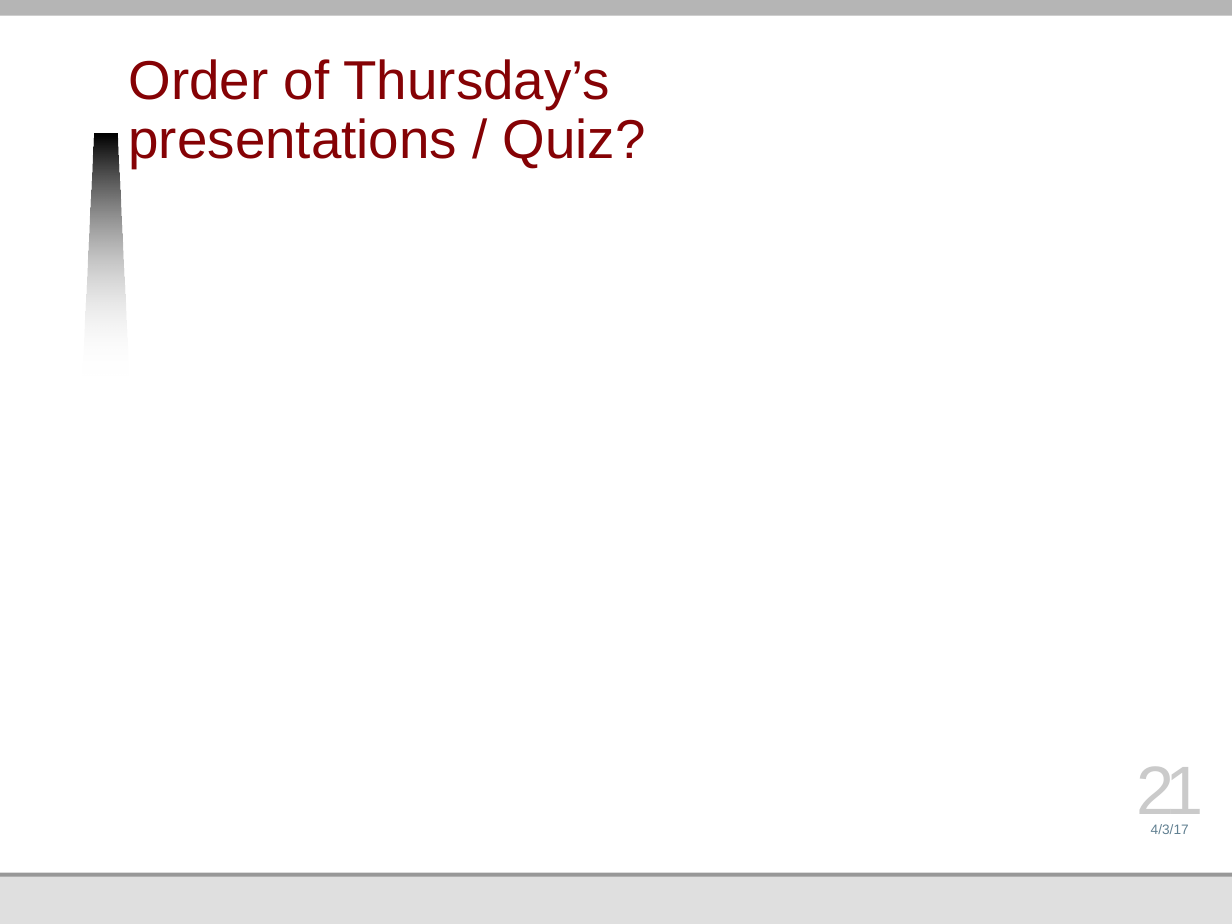
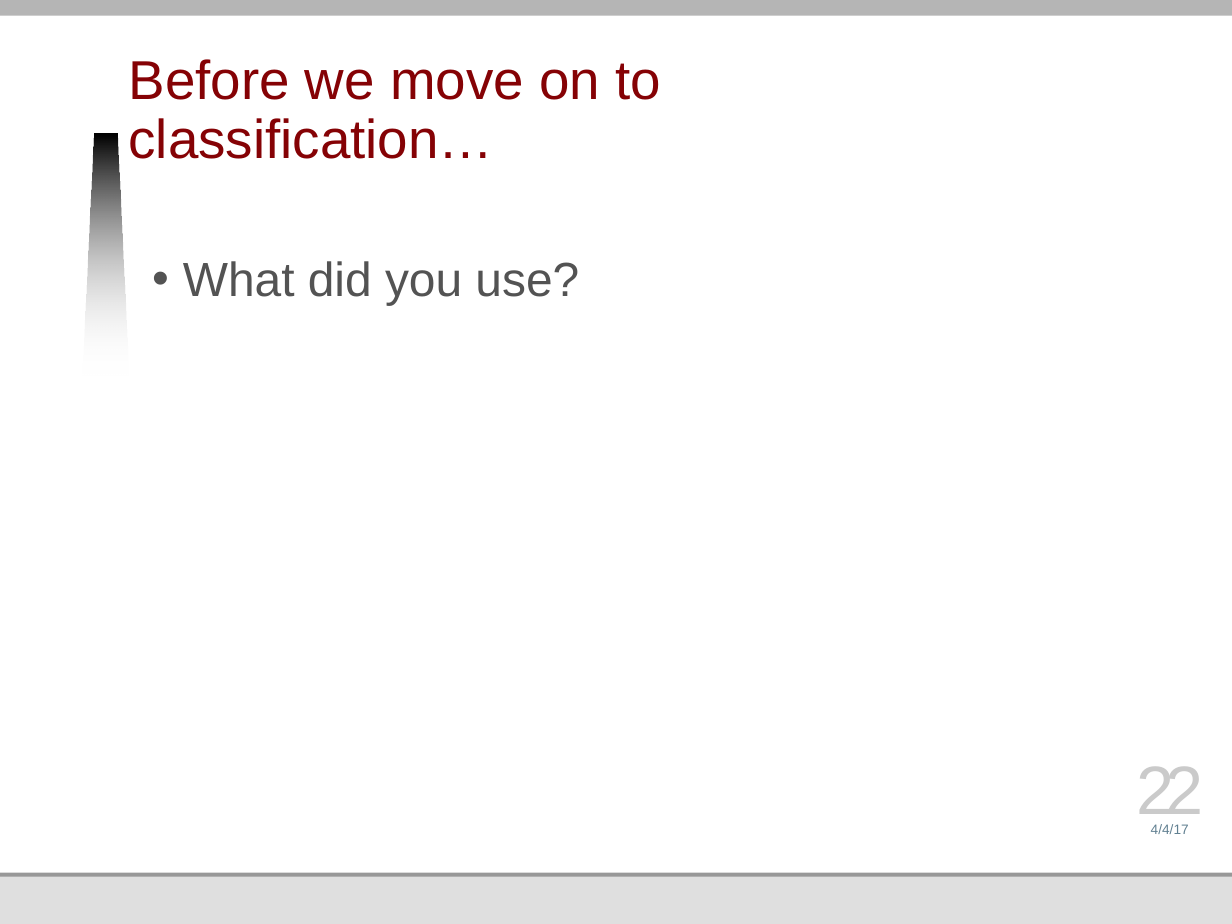
Before and after one commit to jmankoff/data, a slide deck: slide 22 of Lectures/18 Machine Learning III Algorithms and Big Data.pptx (slide 21 before the commit). Drawn at 1232x924 pixels with LibreOffice and Linux fonts; fonts in the diff are those of the drawing; background and template pictures are left out. Boxes give left, top, right and bottom in pixels: in the first picture for what was removed or moved away, otherwise in the second. Text is boxed around its words. In the diff, an @@ line names an element or a change of style, - is before the commit and + after.

```diff
--- a/Lectures/18 Machine Learning III Algorithms and Big Data.pptx
+++ b/Lectures/18 Machine Learning III Algorithms and Big Data.pptx
@@ title at box(129, 59, 661, 159): text changed @@
-Order of Thursday’s presentations / Quiz?
+Before we move on to classification…
@@ text added at box(183, 261, 579, 305), 28 pt, text #535353 @@
+• What did you use?
@@ page number at box(1136, 766, 1204, 827): text changed @@
-21
+22
@@ text at box(1151, 824, 1189, 834): text changed @@
-4/3/17
+4/4/17
```
Also in this commit, not shown: 51 other slides changed, 1 slide added.
